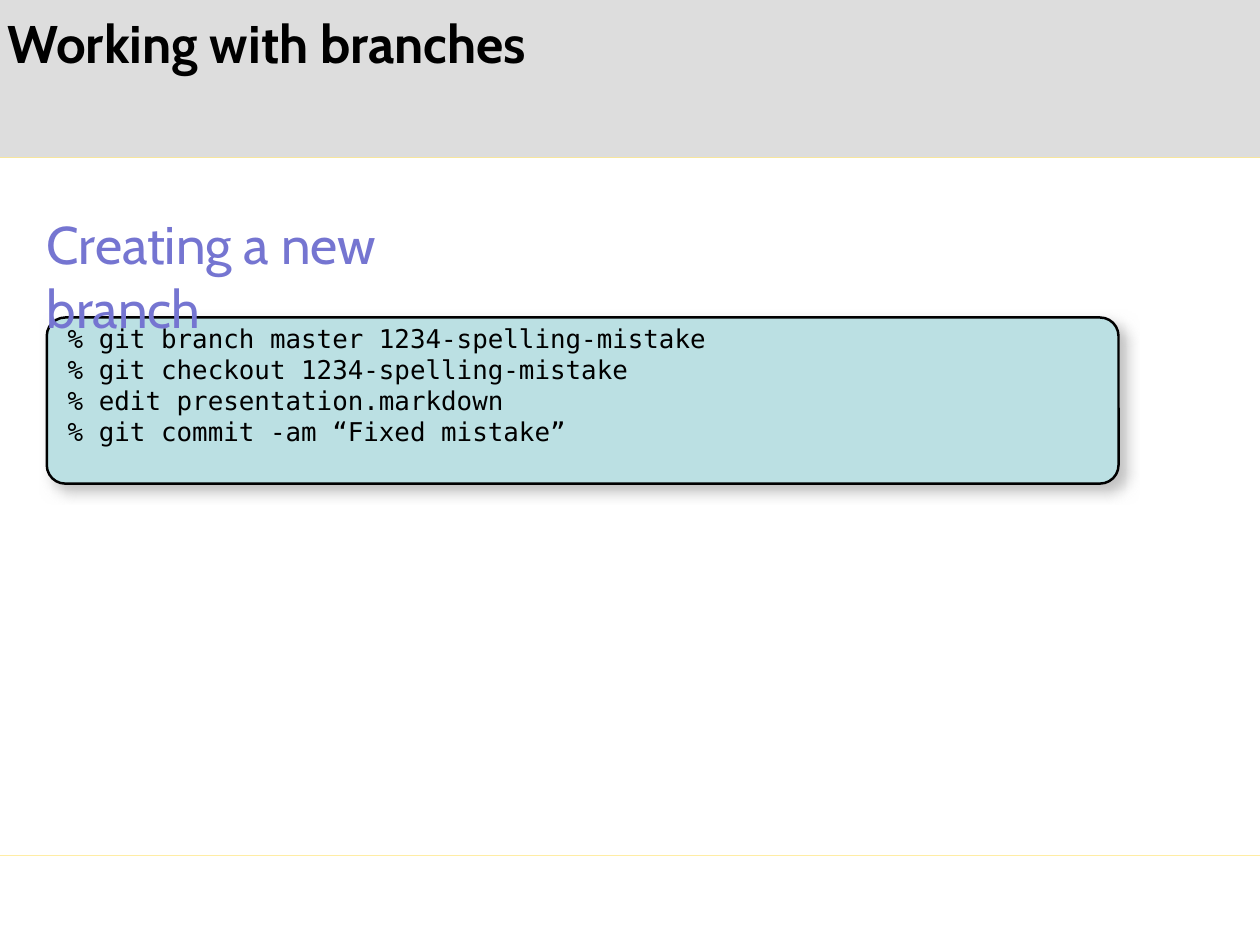
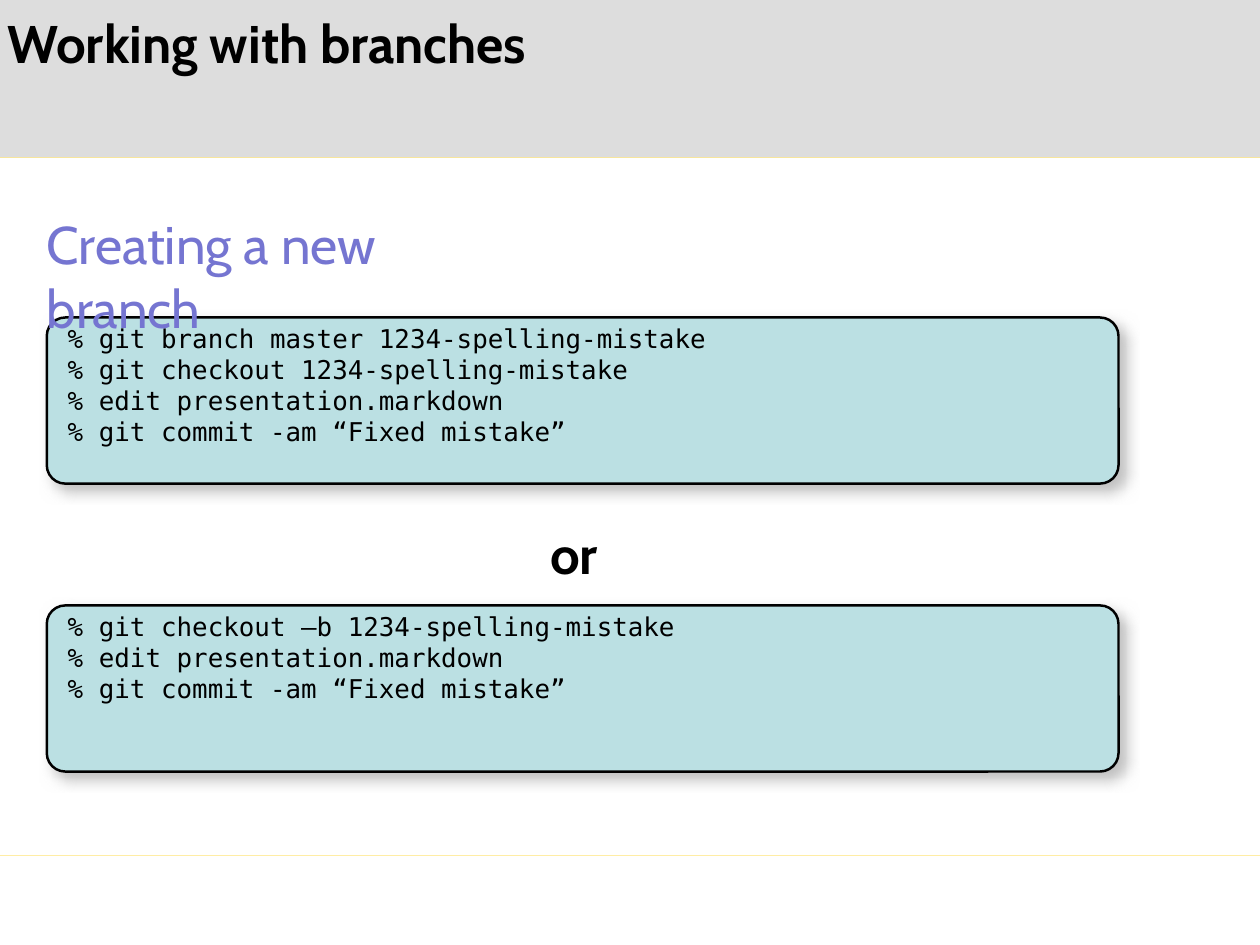
Before and after one commit to mglazer/GitPresentation, a slide deck: slide 15 of presentation.pptx. Drawn at 1260x945 pixels with LibreOffice and Linux fonts; fonts in the diff are those of the drawing; background and template pictures are left out. Boxes give left, top, right and bottom in pixels: in the first picture for what was removed or moved away, otherwise in the second. Text is boxed around its words. In the diff, an @@ line names an element or a change of style, - is before the commit and + after.

```diff
--- a/presentation.pptx
+++ b/presentation.pptx
@@ text added at (550,547,598,575), 43 pt, text #000000, bold @@
+or
@@ rounded rectangle added at (47,605,1119,772), fill #BBE0E3, outline #000000 2 pt, 21 pt, text #000000 @@
+% git checkout –b 1234-spelling-mistake
+% edit presentation.markdown
+% git commit -am “Fixed mistake”
```
Also in this commit, not shown: 3 other slides changed.
